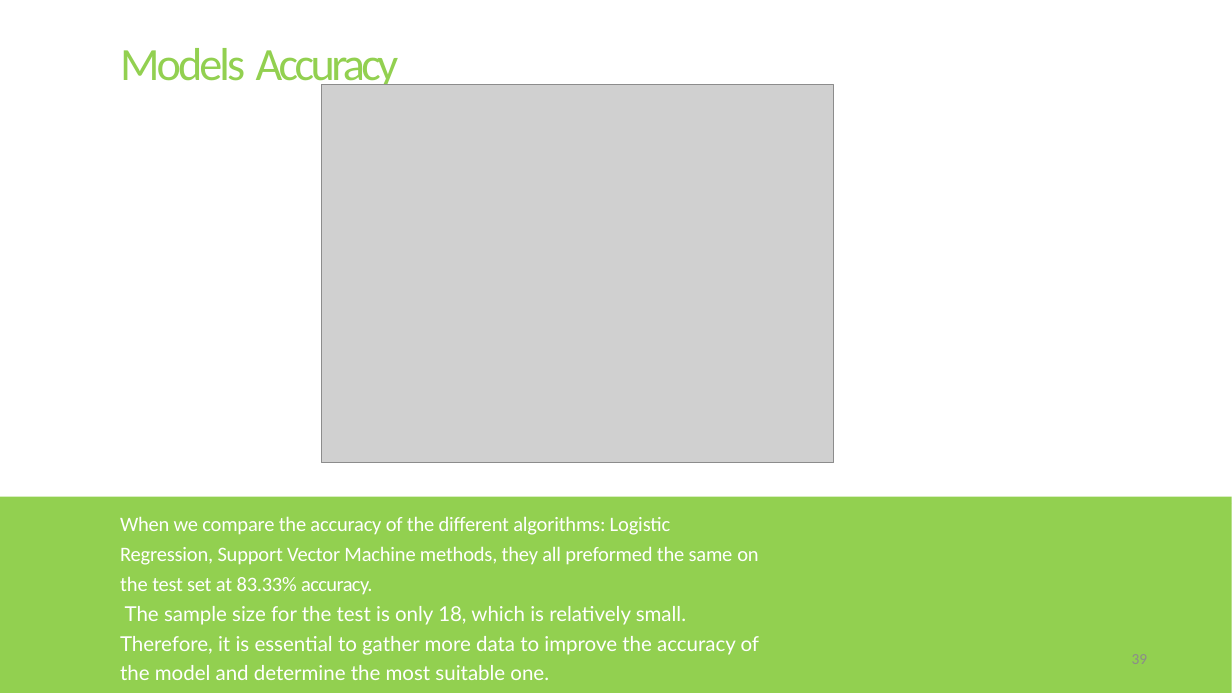
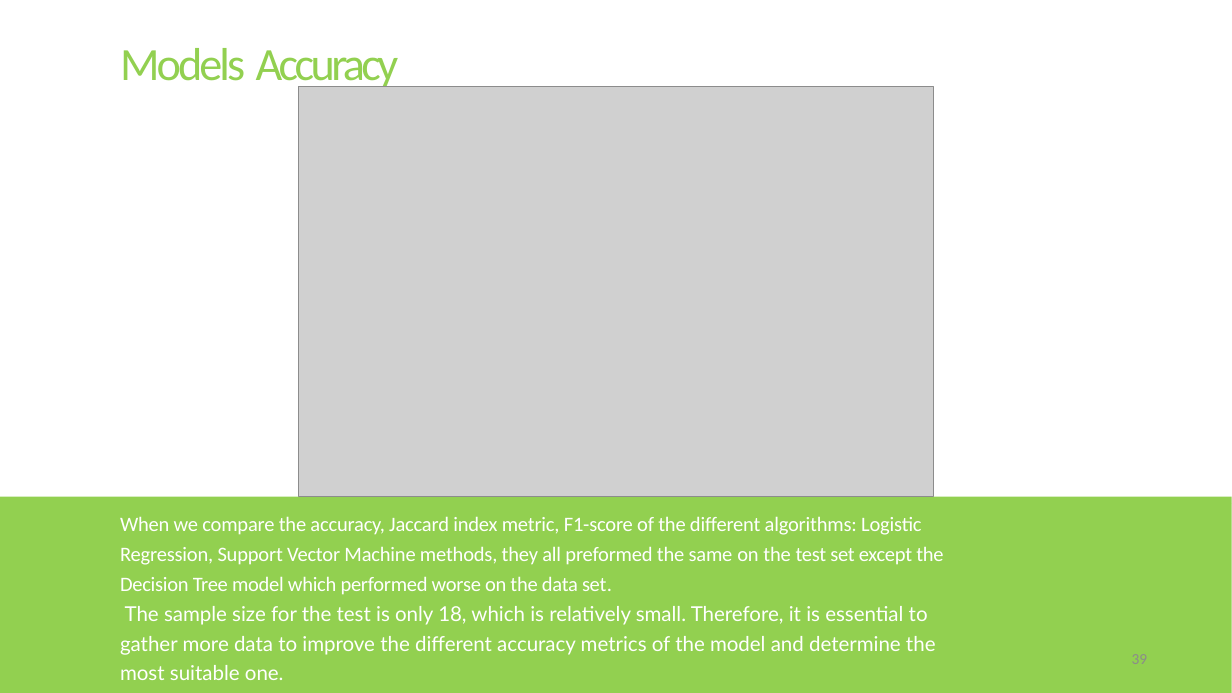
Before and after one commit to Mikamike123/IBM-DataScience-Certificate, a slide deck: slide 39 of Final_project_Report_V1.0.pptx. Drawn at 1232x693 pixels with LibreOffice and Linux fonts; fonts in the diff are those of the drawing; grey boxes stand for pictures. Boxes give left, top, right and bottom in pixels: in the first picture for what was removed or moved away, otherwise in the second. Text is boxed around its words. In the diff, an @@ line names an element or a change of style, - is before the commit and + after.

```diff
--- a/Final_project_Report_V1.0.pptx
+++ b/Final_project_Report_V1.0.pptx
@@ picture: place and size @@
-picture at [322, 85, 835, 463]
+picture at [299, 86, 933, 496]
@@ text at [120, 516, 943, 680]: text changed; font Lato to Calibri @@
-When we compare the accuracy of the different algorithms: Logistic Regression, Support Vector Machine methods, they all preformed the same on the test set at 83.33% accuracy.
-The sample size for the test is only 18, which is relatively small. Therefore, it is essential to gather more data to improve the accuracy of the model and determine the most suitable one.
+When we compare the accuracy, Jaccard index metric, F1-score of the different algorithms: Logistic Regression, Support Vector Machine methods, they all preformed the same on the test set except the Decision Tree model which performed worse on the data set.
+The sample size for the test is only 18, which is relatively small. Therefore, it is essential to gather more data to improve the different accuracy metrics of the model and determine the most suitable one.
```
Also in this commit, not shown: 1 other file.
